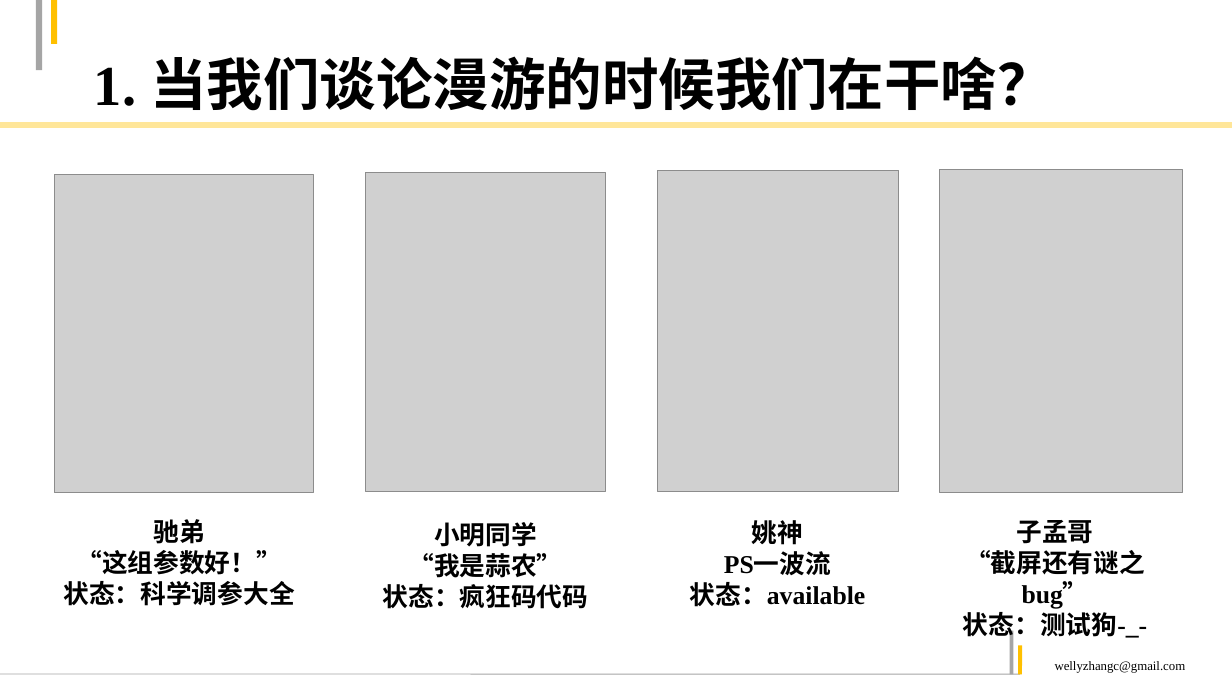
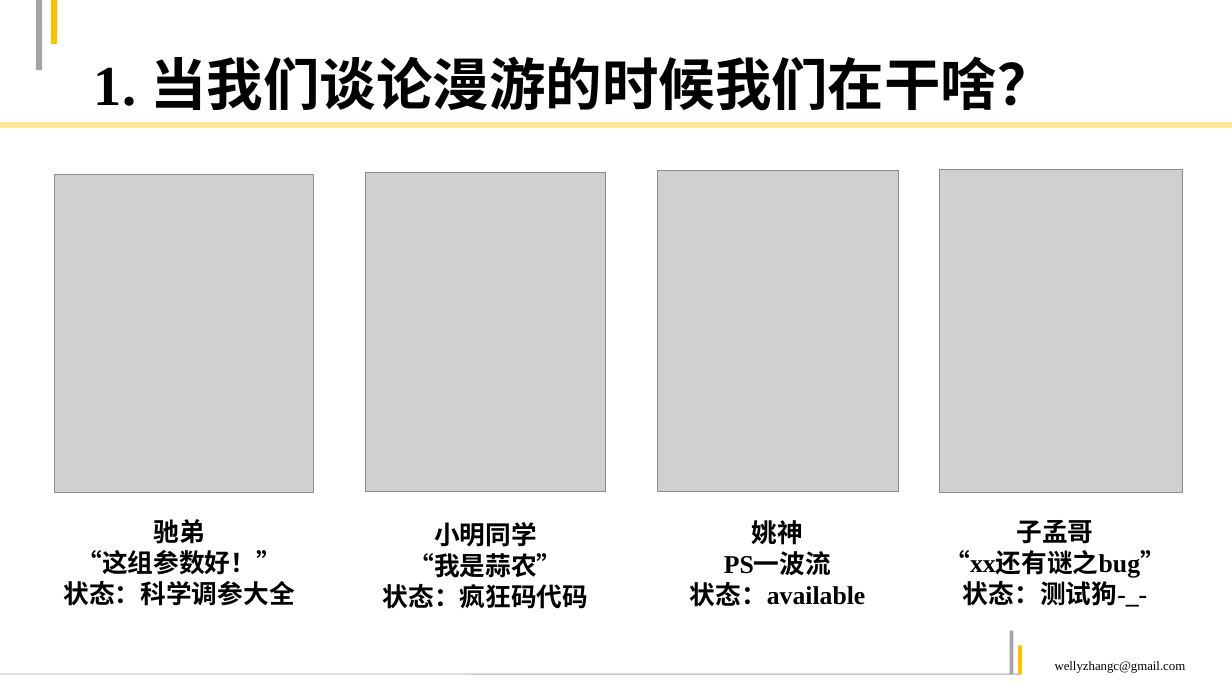
Before and after one commit to WellyZhang/SpaceWanderMan, a slide deck: slide 2 of doc/Presentation.pptx. Drawn at 1232x693 pixels with LibreOffice and Linux fonts; fonts in the diff are those of the drawing; grey boxes stand for pictures. Boxes give left, top, right and bottom in pixels: in the first picture for what was removed or moved away, otherwise in the second. Text is boxed around its words. In the diff, an @@ line names an element or a change of style, - is before the commit and + after.

Commit message:
Presentation updated

```diff
--- a/doc/Presentation.pptx
+++ b/doc/Presentation.pptx
@@ text at (x1=944, y1=550, x2=1165, y2=607): text changed @@
-“截屏还有谜之bug”
-状态：测试狗-_-
+“xx还有谜之bug” 状态：测试狗-_-
```
Also in this commit, not shown: 1 other file.
